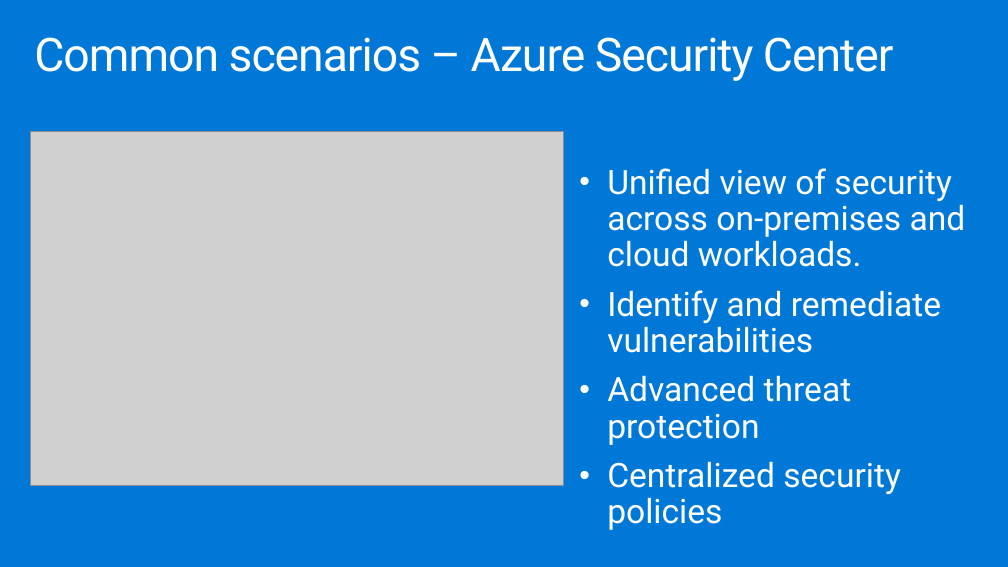
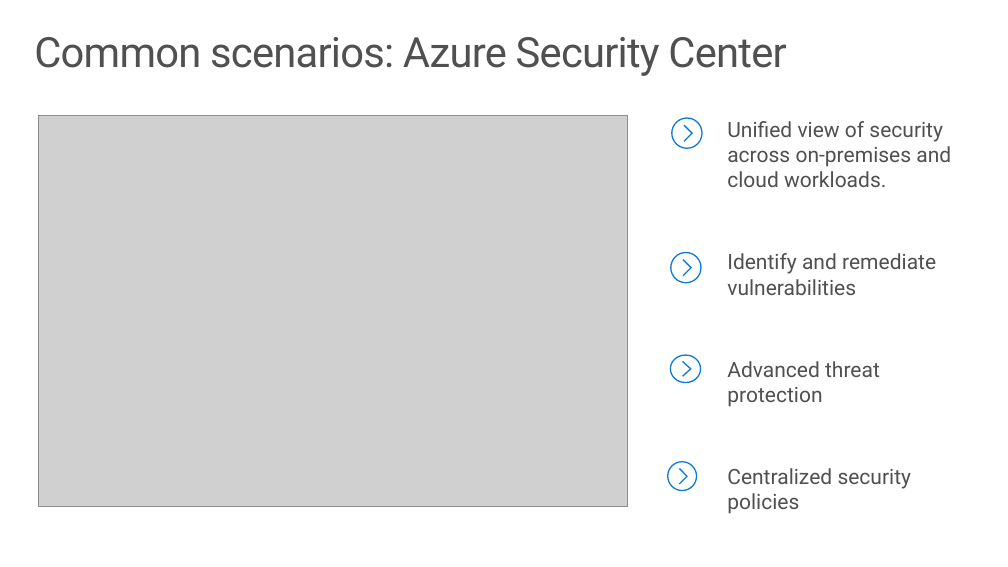
Before and after one commit to solliancenet/ica-wbs, a slide deck: slide 4 of Financial service modernization workshop/technology-overview-deck.pptx (slide 5 before the commit). Drawn at 1008x567 pixels with LibreOffice and Linux fonts; fonts in the diff are those of the drawing; grey boxes stand for pictures. Boxes give left, top, right and bottom in pixels: in the first picture for what was removed or moved away, otherwise in the second. Text is boxed around its words. In the diff, an @@ line names an element or a change of style, - is before the commit and + after.

```diff
--- a/Financial service modernization workshop/technology-overview-deck.pptx
+++ b/Financial service modernization workshop/technology-overview-deck.pptx
@@ background #0078D7 to #FFFFFF @@
@@ title at [34,37,786,76]: text changed; size 44.1 to 39.7 pt; text colour #FFFFFF to #505050 @@
-Common scenarios – Azure Security Center
+Common scenarios: Azure Security Center
@@ picture: place and size @@
-picture at [30,132,563,486]
+picture at [39,116,627,507]
@@ freeform shape added at [672,118,702,148], outline #107BD4 1.25 pt @@
@@ text "Unified view of security across ...": place and size @@
-text "Unified view of security across ..." at [607,168,966,530]
+text "Unified view of security across ..." at [727,121,951,514]
@@ text "Unified view of security across ..." at [727,121,951,514]: size 32 to 20 pt, text colour #FFFFFF to #505050; bullet • to none; line spacing 0.9 to 1; less space between paragraphs @@
@@ freeform shape added at [671,253,701,283], outline #107BD4 1.25 pt @@
@@ freeform shape added at [671,355,701,383], outline #107BD4 1.25 pt @@
@@ freeform shape added at [668,462,696,491], outline #107BD4 1.25 pt @@
```
Also in this commit, not shown: 9 other slides changed, 2 slides added, 3 slides removed, 4 other files.
